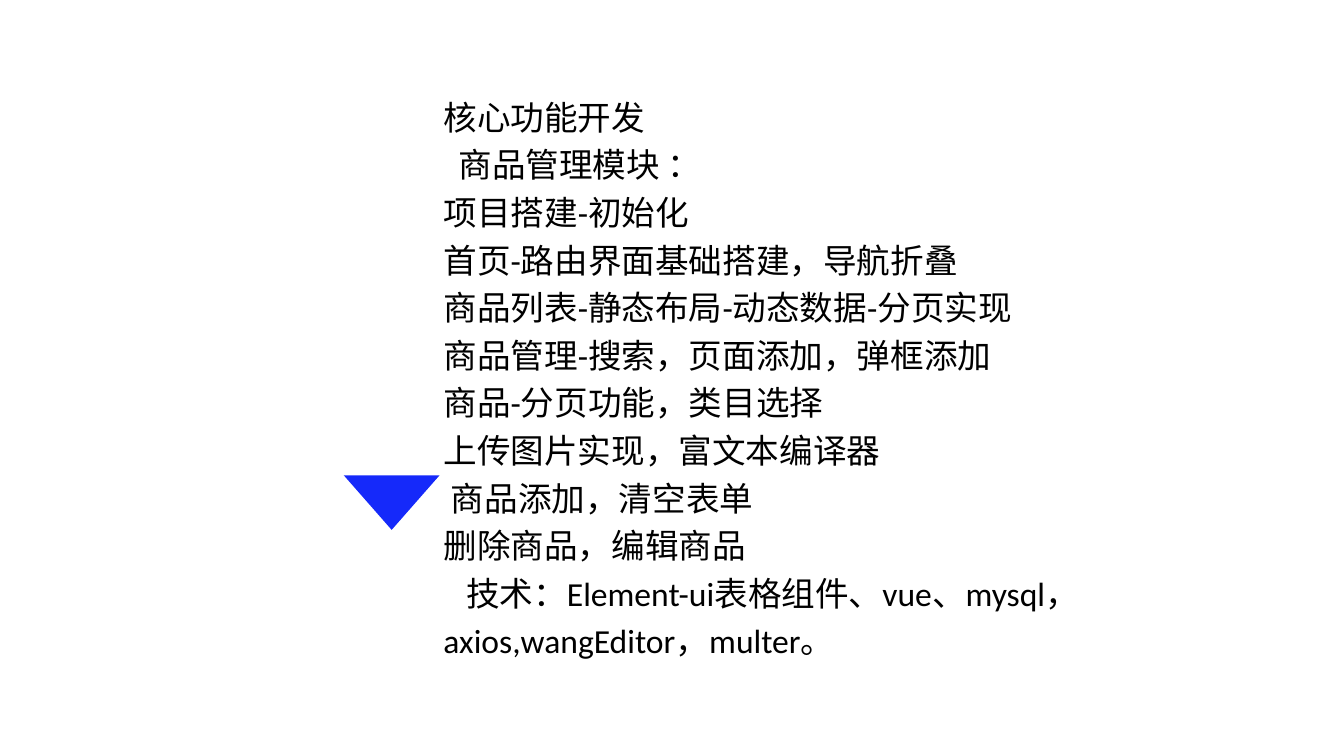
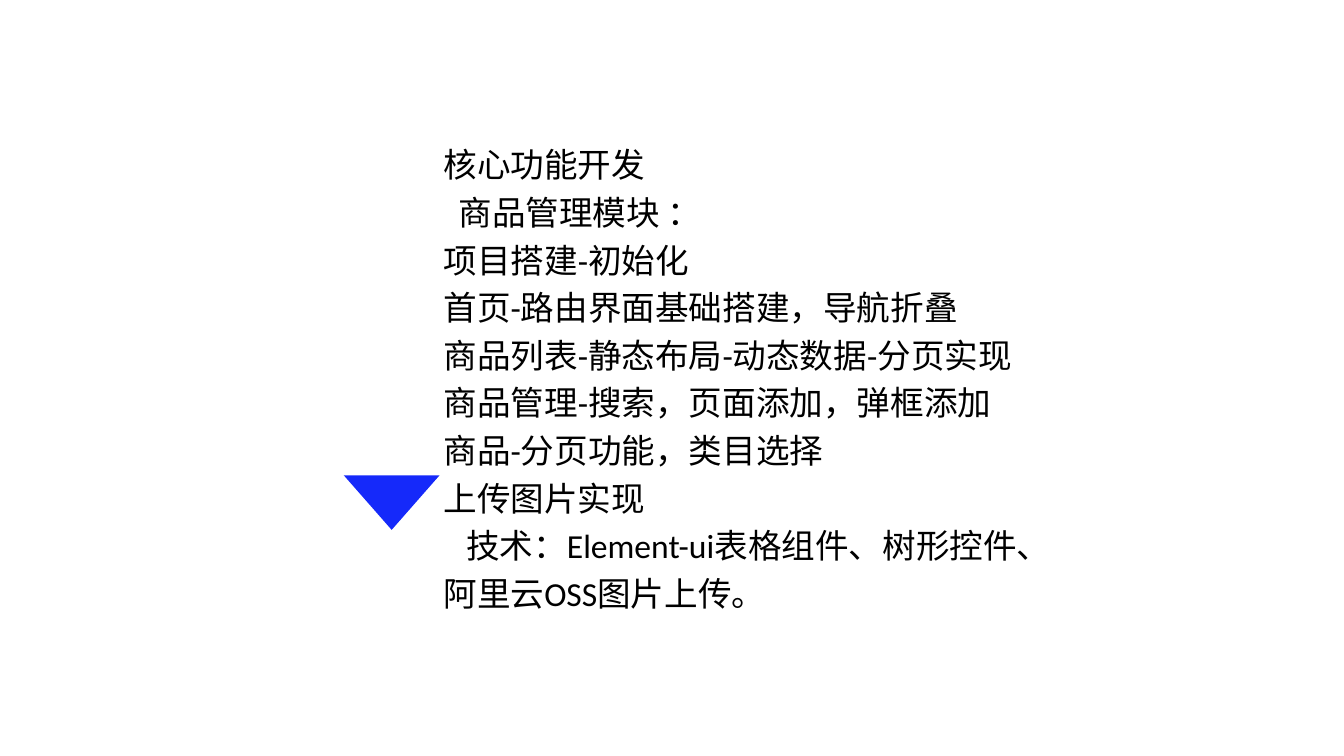
Before and after one commit to qinran6/vue-ego1, a slide deck: slide 7 of 3组_商城后台管理系统_中期报告.pptx. Drawn at 1344x756 pixels with LibreOffice and Linux fonts; fonts in the diff are those of the drawing; background and template pictures are left out. Boxes give left, top, right and bottom in pixels: in the first picture for what was removed or moved away, otherwise in the second. Text is boxed around its words. In the diff, an @@ line names an element or a change of style, - is before the commit and + after.

```diff
--- a/3组_商城后台管理系统_中期报告.pptx
+++ b/3组_商城后台管理系统_中期报告.pptx
@@ text at bbox=[443, 482, 1050, 609]: text changed @@
-上传图片实现，富文本编译器
-商品添加，清空表单
-删除商品，编辑商品
-技术：Element-ui表格组件、vue、mysql，axios,wangEditor，multer。
+上传图片实现
+技术：Element-ui表格组件、树形控件、阿里云OSS图片上传。
```
Also in this commit, not shown: 1 other slide changed, 2 slides added, 1 slide removed.
